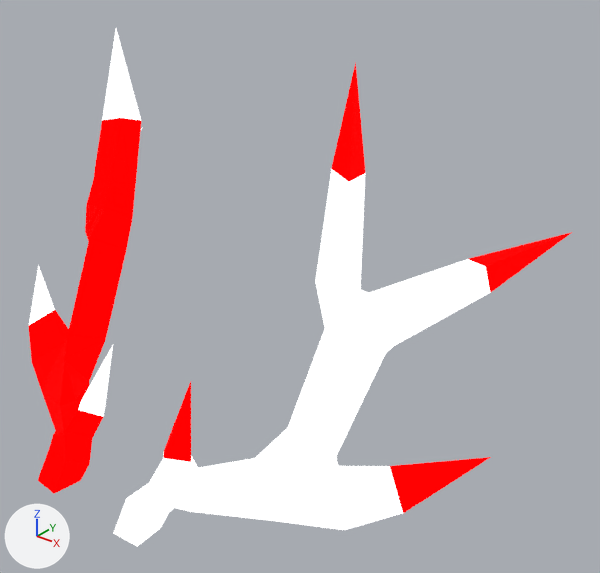
One commit to the glTF model addons/Cubiix_Assets/Mods/CoreAssets/Assets/Mesh/Base/Extra/Antler_Extra.gltf: the scene before it, then after it.
Before and after are seen from a camera (50 mm lens) standing at (3.24, -2.96, 7.76) and looking at (0.47, 0.5, 5.62). Every picture has the same lights, and +X, +Y and +Z are marked at lower left. Vertices at the same position are counted once.

Script lines for the objects in view, before the commit:
```python
mat_material = bpy.data.materials.new('Material')
mat_material.use_nodes = True; mat_material.node_tree.nodes.clear()
_N = mat_material.node_tree.nodes; _L = mat_material.node_tree.links
n0 = _N.new('ShaderNodeBsdfPrincipled'); n0.name = 'Principled BSDF'
n0.inputs[0].default_value = (0.0, 0.0, 0.0, 1.0)  # 'Base Color', black #000000
n0.inputs[1].default_value = 1.0  # 'Metallic'
n0.inputs[2].default_value = 1.0  # 'Roughness'
n0.inputs[28].default_value = 1.5  # 'Emission Strength'
n1 = _N.new('ShaderNodeOutputMaterial'); n1.name = 'Material Output'
n2 = _N.new('ShaderNodeTexImage'); n2.name = 'Image Texture'
n2.image = img_color_palette
n2.interpolation = 'Closest'
_L.new(n0.outputs[0], n1.inputs[0])  # 'BSDF' to 'Surface'
_L.new(n2.outputs[0], n0.inputs[27])  # 'Color' to 'Emission Color'
me_plane_039 = bpy.data.meshes.new('Plane.039')
me_plane_039.from_pydata(...)  # 122 vertices, 236 faces; spans x -1.87..1.87, y -0.87..1.3, z 4.57..6.98
me_plane_039.materials.append(mat_material)
ob_antler_extra = bpy.data.objects.new('Antler_Extra', me_plane_039)
ob_antler_extra.location = (0.0, 0.0, 0.0)
```
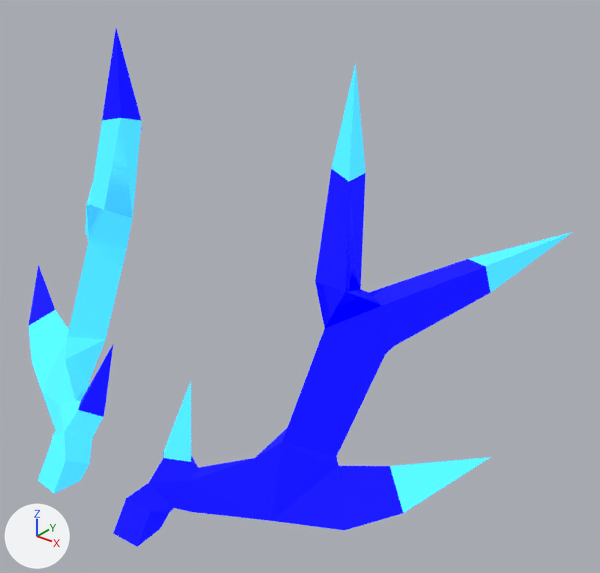
Pixel boxes [x1, y1, x2, y2] of what changed, in the pictures (600 x 573 px):
'Antler_Extra', surface changed: [29, 29, 572, 547] in both

Edits to the bpy script that builds the scene:
```text
Add img_shader_teststrip:
    img_shader_teststrip = load_image('Shader_TestStrip', 'Shader_TestStrip.png', 18, 2, 'sRGB')
Change mat_material:
    where n0 = _N.new('ShaderNodeBsdfPrincipled'); n0.name = 'Principled BSDF'
    remove n0.inputs[0].default_value = (0.0, 0.0, 0.0, 1.0)  # 'Base Color', black #000000
    remove n0.inputs[1].default_value = 1.0  # 'Metallic'
    n0.inputs[28].default_value: 1.5 -> 1.0  # 'Emission Strength'
    where n2 = _N.new('ShaderNodeTexImage'); n2.name = 'Image Texture'
    n2.image: img_color_palette -> img_shader_teststrip
    add n3 = _N.new('ShaderNodeTexImage'); n3.name = 'Image Texture.001'
    add n3.image = img_shader_teststrip
    add n3.interpolation = 'Closest'
    add _L.new(n3.outputs[0], n0.inputs[0])  # 'Color' to 'Base Color'
Change me_plane_039:
    where me_plane_039.from_pydata(...)  # 122 vertices, 236 faces; spans x -1.87..1.87, y -0.87..1.3, z 4.57..6.98
    used by ob_antler_extra; location = (0.0, 0.0, 0.0)
    me_plane_039 part 1: texture (UV) coordinates of 236 of 236 faces, centred in x -1.65..1.65, y -0.82..0.94, z 4.57..6.62, changed; they spanned u 0.25..0.75, v 0.75..0.75 and now span u 0.03..0.09, v 0.75..0.79
```
